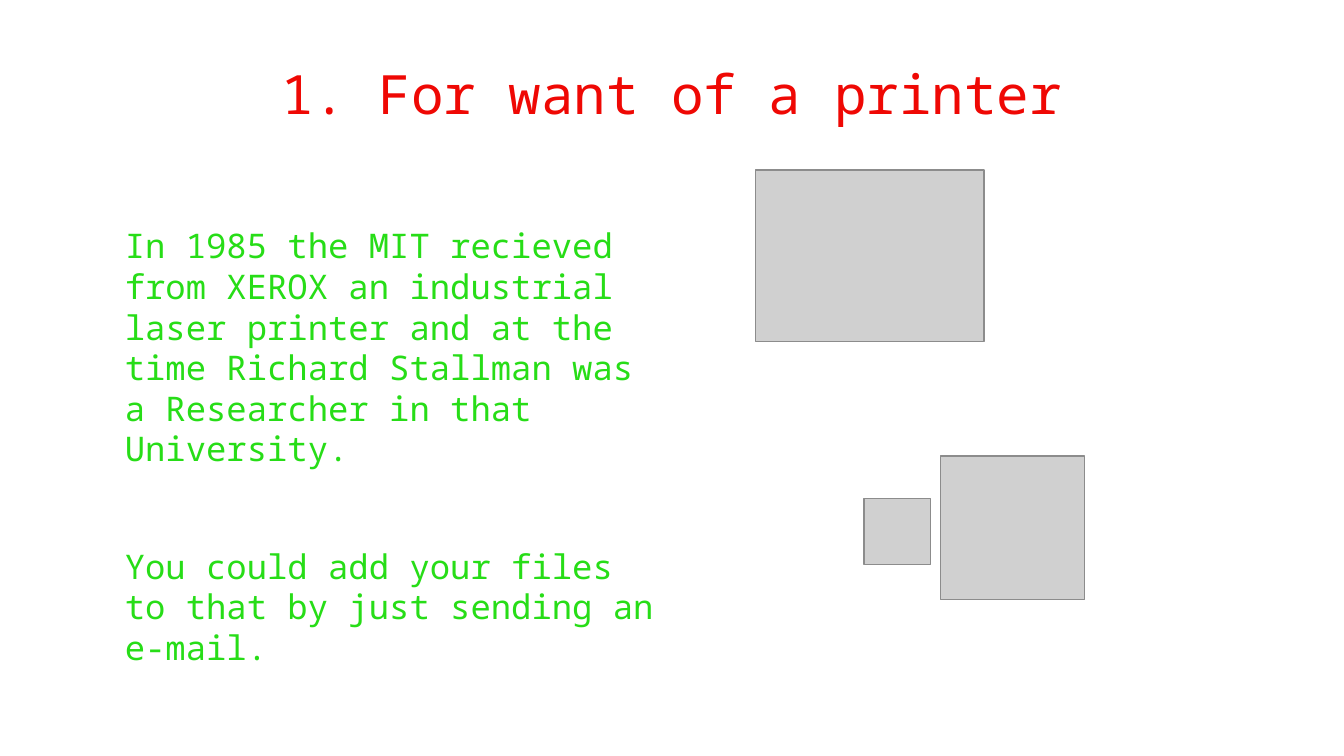
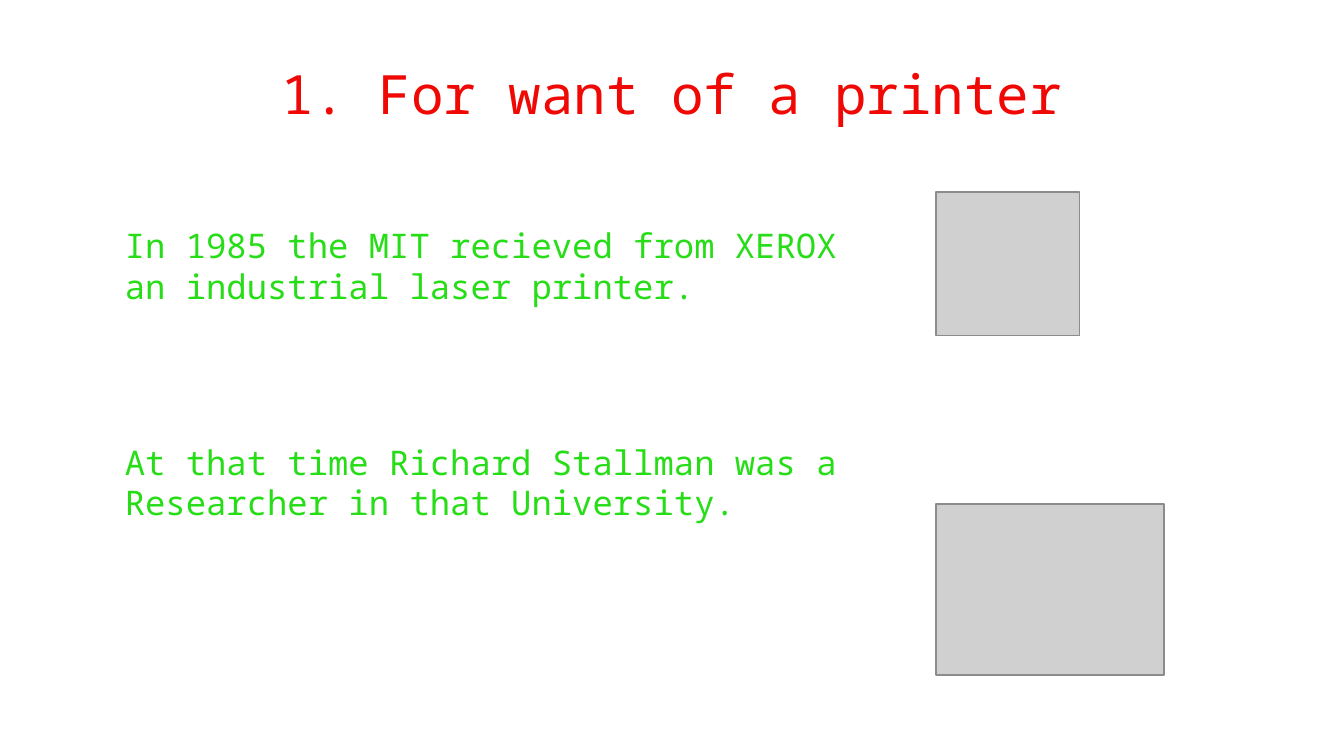
Before and after one commit to WAPEETY/open-source-presentation, a slide deck: slide 3 of open_source.odp. Drawn at 1344x756 pixels with LibreOffice and Linux fonts; fonts in the diff are those of the drawing; grey boxes stand for pictures; background and template pictures are left out. Boxes give left, top, right and bottom in pixels: in the first picture for what was removed or moved away, otherwise in the second. Text is boxed around its words. In the diff, an @@ line names an element or a change of style, - is before the commit and + after.

```diff
--- a/open_source.odp
+++ b/open_source.odp
@@ picture: place and size @@
-picture at [942, 456, 1085, 600]
+picture at [937, 191, 1081, 335]
@@ text at [125, 232, 837, 524]: text changed @@
-In 1985 the MIT recieved from XEROX an industrial laser printer and at the time Richard Stallman was a Researcher in that University.
-You could add your files to that by just sending an e-mail.
+In 1985 the MIT recieved from XEROX an industrial laser printer.
+At that time Richard Stallman was a Researcher in that University.
@@ picture removed at [865, 499, 932, 566] @@
@@ picture: place and size @@
-picture at [756, 170, 984, 340]
+picture at [937, 504, 1165, 674]
```
Also in this commit, not shown: 5 other slides changed, 1 slide added.
